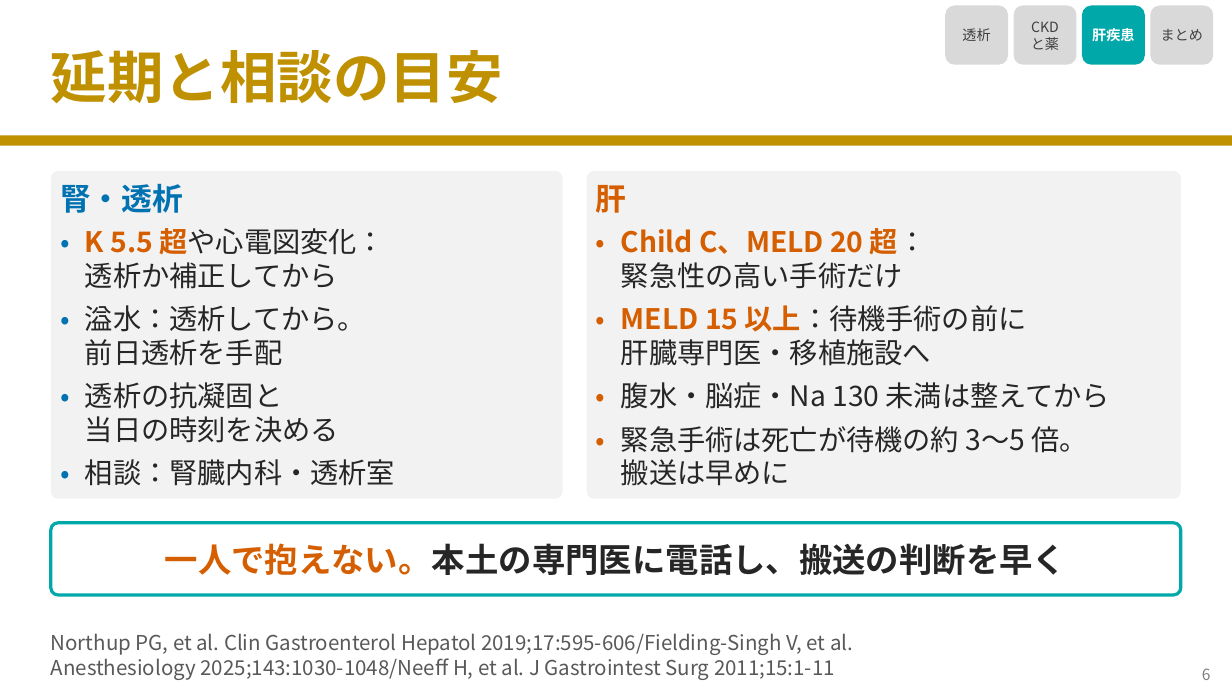
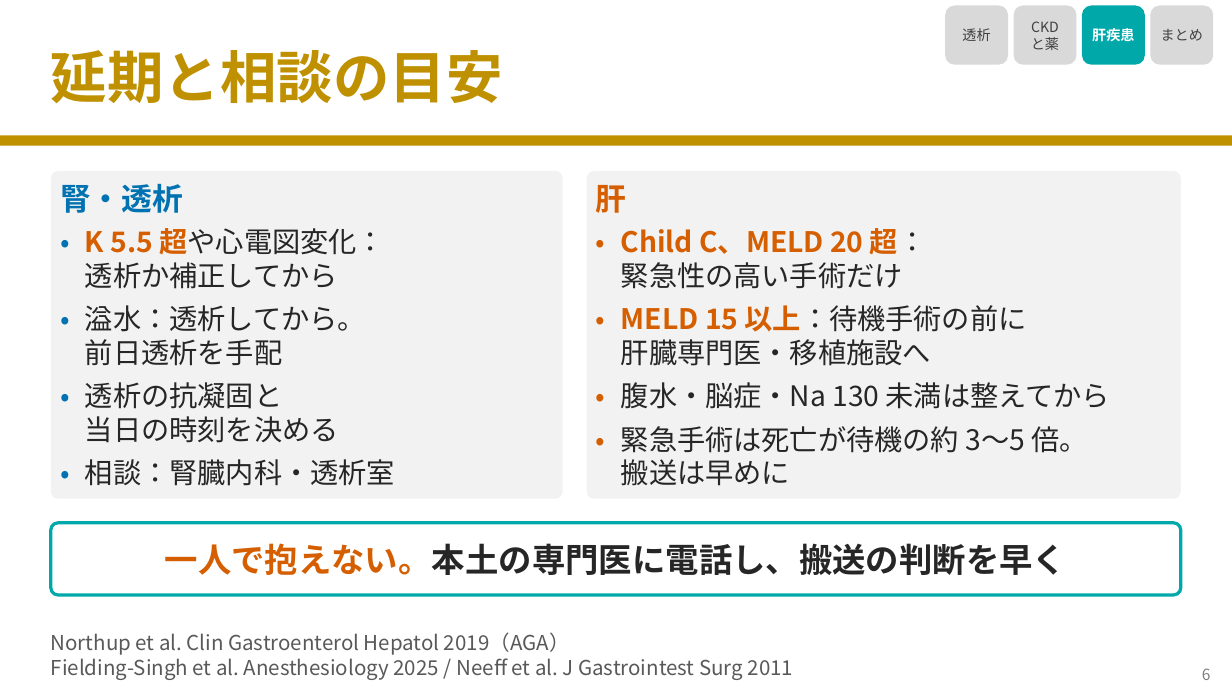
Before and after one commit to nobumitsu-3141/Anes-lecture, a slide deck: slide 7 of slides/4-10_renal_hepatic_assessment/4-10_renal_hepatic_assessment.pptx. Drawn at 1232x693 pixels with LibreOffice and Linux fonts; fonts in the diff are those of the drawing. Boxes give left, top, right and bottom in pixels: in the first picture for what was removed or moved away, otherwise in the second. Text is boxed around its words. In the diff, an @@ line names an element or a change of style, - is before the commit and + after.

```diff
--- a/slides/4-10_renal_hepatic_assessment/4-10_renal_hepatic_assessment.pptx
+++ b/slides/4-10_renal_hepatic_assessment/4-10_renal_hepatic_assessment.pptx
@@ text at <box>51,632,793,680</box>: text changed @@
-Northup PG, et al. Clin Gastroenterol Hepatol 2019;17:595-606/Fielding-Singh V, et al.
-Anesthesiology 2025;143:1030-1048/Neeff H, et al. J Gastrointest Surg 2011;15:1-11
+Northup et al. Clin Gastroenterol Hepatol 2019（AGA）
+Fielding-Singh et al. Anesthesiology 2025 / Neeff et al. J Gastrointest Surg 2011
```
Also in this commit, not shown: 5 other slides changed, 27 other files.
